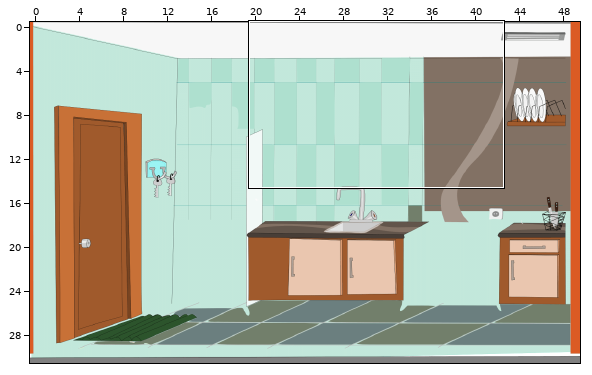
Level history. Tiled map: data/escena_03/escena_03.tmx. Above: a wide view before the commit, with the close-up outlined.
Close-up. Earlier state:
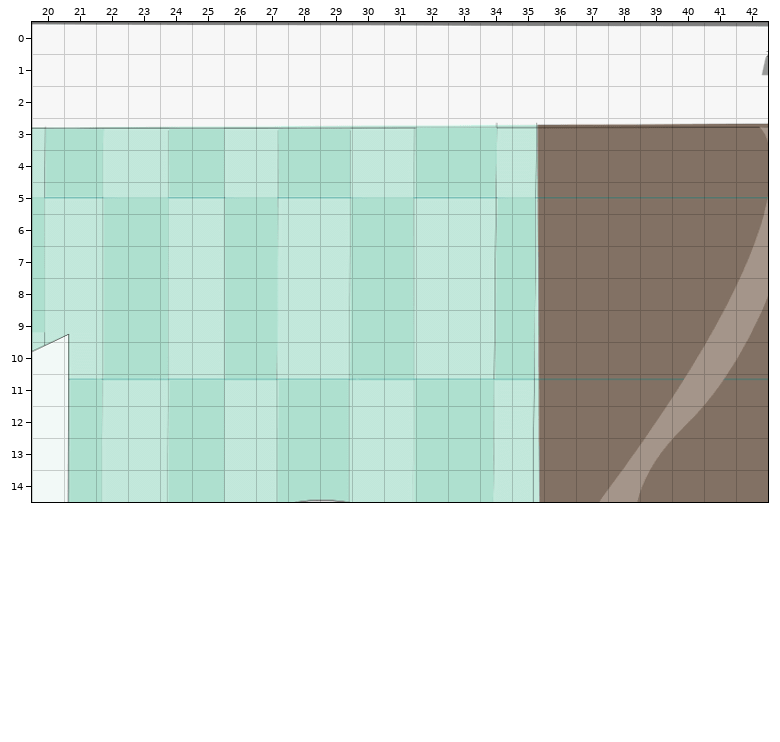
Cells are 32x32 px. Shown: x 20..42, y 0..14. Tiles whose own drawing changed are shown in their newer look in all pictures.
New version:
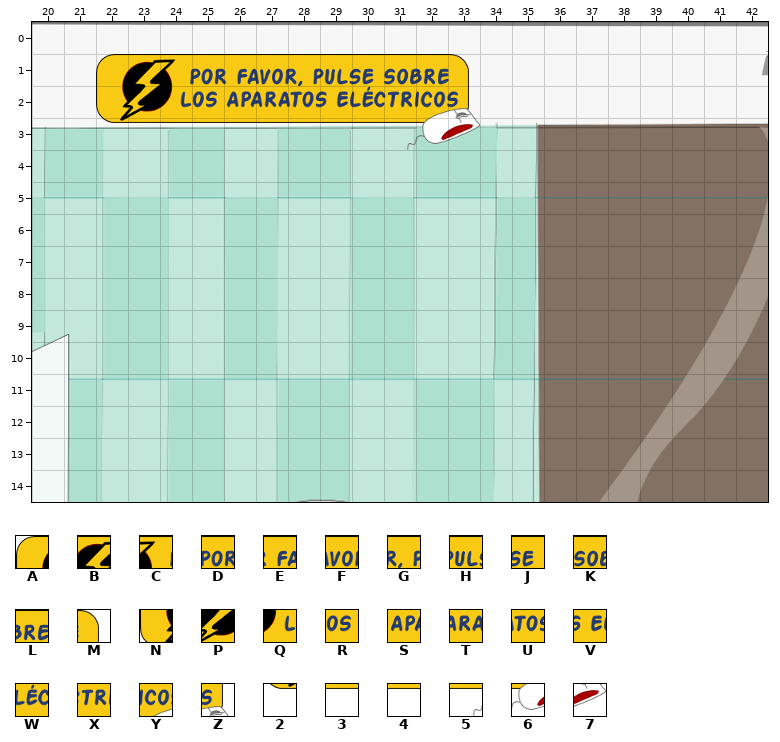
Key: from "mensaje": A 0, B 1, C 2, D 3, E 4, F 5, G 6, H 7, J 8, K 9, L 10, M 11, N 12, P 13, Q 14, R 15, S 16, T 17, U 18, V 19, W 20, X 21, Y 22, Z 23, 2 24, 3 25, 4 26, 5 33, 6 34, 7 35.
_ is an empty cell.
The author wrote: terminandpo escenas
Diff:
Layer "foreground":
Tile 2 is added in row 3 at x 22.
Tile 3 is added in row 3 at x 23.
Tile 4 is added in row 3 at x 24 to 30.
Tile 5 is added in row 3 at x 31.
Tile 6 is added in row 3 at x 32.
Tile 7 is added in row 3 at x 33.
Tile A is added in row 1 at x 22.
Tile B is added in row 1 at x 23.
Tile C is added in row 1 at x 24.
Tile D is added in row 1 at x 25.
Tile E is added in row 1 at x 26.
Tile F is added in row 1 at x 27.
Tile G is added in row 1 at x 28.
Tile H is added in row 1 at x 29.
Tile J is added in row 1 at x 30.
Tile K is added in row 1 at x 31.
Tile L is added in row 1 at x 32.
Tile M is added in row 1 at x 33.
Tile N is added in row 2 at x 22.
Tile P is added in row 2 at x 23.
Tile Q is added in row 2 at x 24.
Tile R is added in row 2 at x 25.
Tile S is added in row 2 at x 26.
Tile T is added in row 2 at x 27.
Tile U is added in row 2 at x 28.
Tile V is added in row 2 at x 29.
Tile W is added in row 2 at x 30.
Tile X is added in row 2 at x 31.
Tile Y is added in row 2 at x 32.
Tile Z is added in row 2 at x 33.
Changed places in both close-ups, as pixel boxes (x1, y1, x2, y2):
added: (96, 54, 480, 150)
